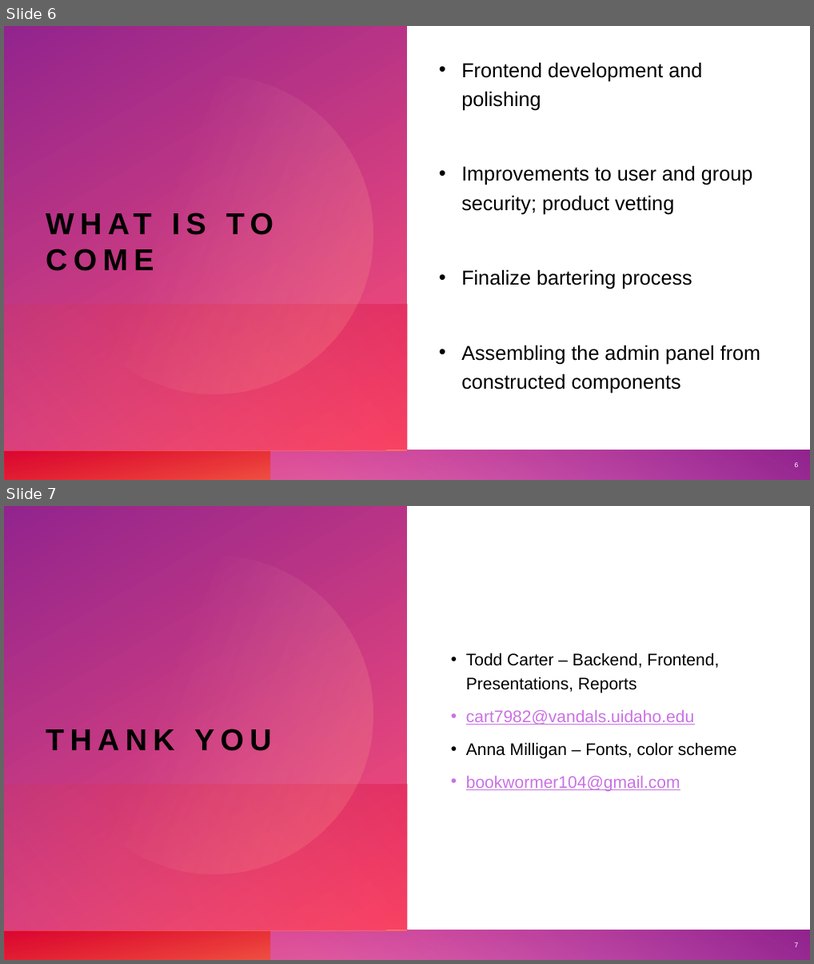
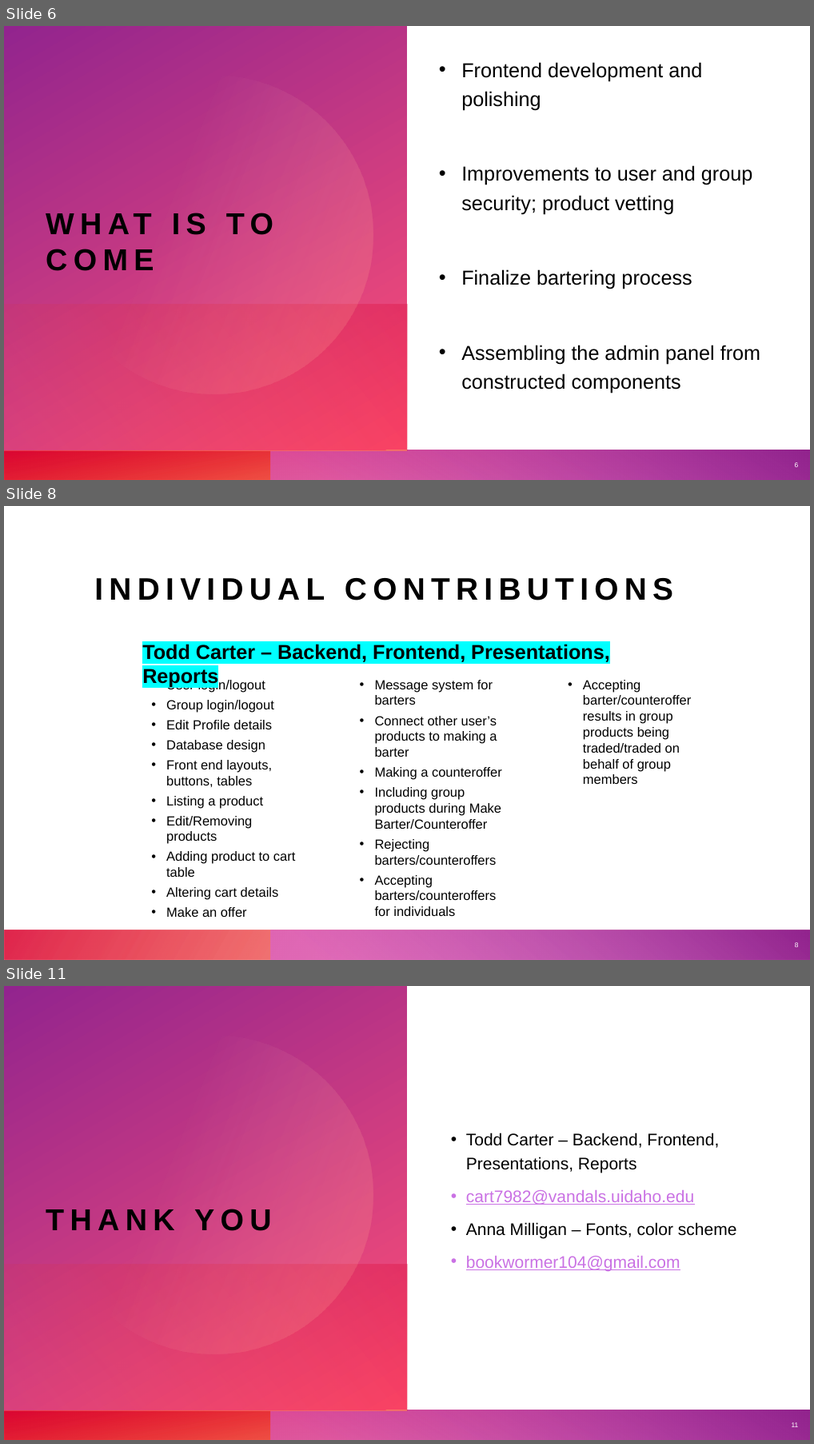
Before and after one commit to cart7982/CaravanSeraiCS360, a slide deck: CaravanSeraiCS360/Presentations/Caravanserai.pptx. Shown one above the other, each under a label of ours: slides 6 and 7 before the commit, slides 6, 8 and 11 after it; the slides between them are not shown. The pictures are 814x964 and 814x1444 pixels, drawn with LibreOffice and Linux fonts; fonts in the diff are those of the drawing. Boxes give left, top, right and bottom in pixels: in the first picture for what was removed or moved away, otherwise in the second. Text is boxed around its words. In the diff, an @@ line names an element or a change of style, - is before the commit and + after.

```diff
--- a/CaravanSeraiCS360/Presentations/Caravanserai.pptx
+++ b/CaravanSeraiCS360/Presentations/Caravanserai.pptx
@@ slide 8 added at [4,506,810,960], background #FFFFFF; not listed: 7 template elements that a slide beside it also shows @@
@@ rectangle added at [4,506,810,960], fill #FFFFFF @@
@@ title added at [94,578,674,600], 37 pt, text #000000, bold @@
+INDIVIDUAL CONTRIBUTIONS
@@ text added at [142,644,610,688], 24 pt, text #000000, bold @@
+Todd Carter – Backend, Frontend, Presentations, Reports
@@ text added at [166,678,691,916], 15.7 pt, text #000000 @@
+  • User login/logout
+  • Group login/logout
+  • Edit Profile details
+  • Database design
+  • Front end layouts, buttons, tables
+  • Listing a product
+  • Edit/Removing products
+  • Adding product to cart table
+  • Altering cart details
+  • Make an offer
+  • Message system for barters
+  • Connect other user’s products to making a barter
+  • Making a counteroffer
+  • Including group products during Make Barter/Counteroffer
+  • Rejecting barters/counteroffers
+  • Accepting barters/counteroffers for individuals
+  • Accepting barter/counteroffer results in group products being traded/traded on behalf of group members
@@ rectangle added at [4,929,810,960], fill gradient #FE4A00 to #DA002F @@
@@ rectangle added at [4,930,810,960], fill gradient #FE4A00 to #DA002F @@
@@ rectangle added at [271,929,810,960], fill gradient #D861D4 to #92248E @@
@@ rectangle added at [271,930,810,960], fill gradient #D861D4 to #92248E @@
@@ page number added at [795,942,799,947], 8 pt, text #FFFFFF @@
+8
@@ what was slide 7 is now slide 11 @@
@@ page number at [792,1422,799,1427]: text changed @@
-7
+11
```
Also in this commit, not shown: 3 other slides added.
